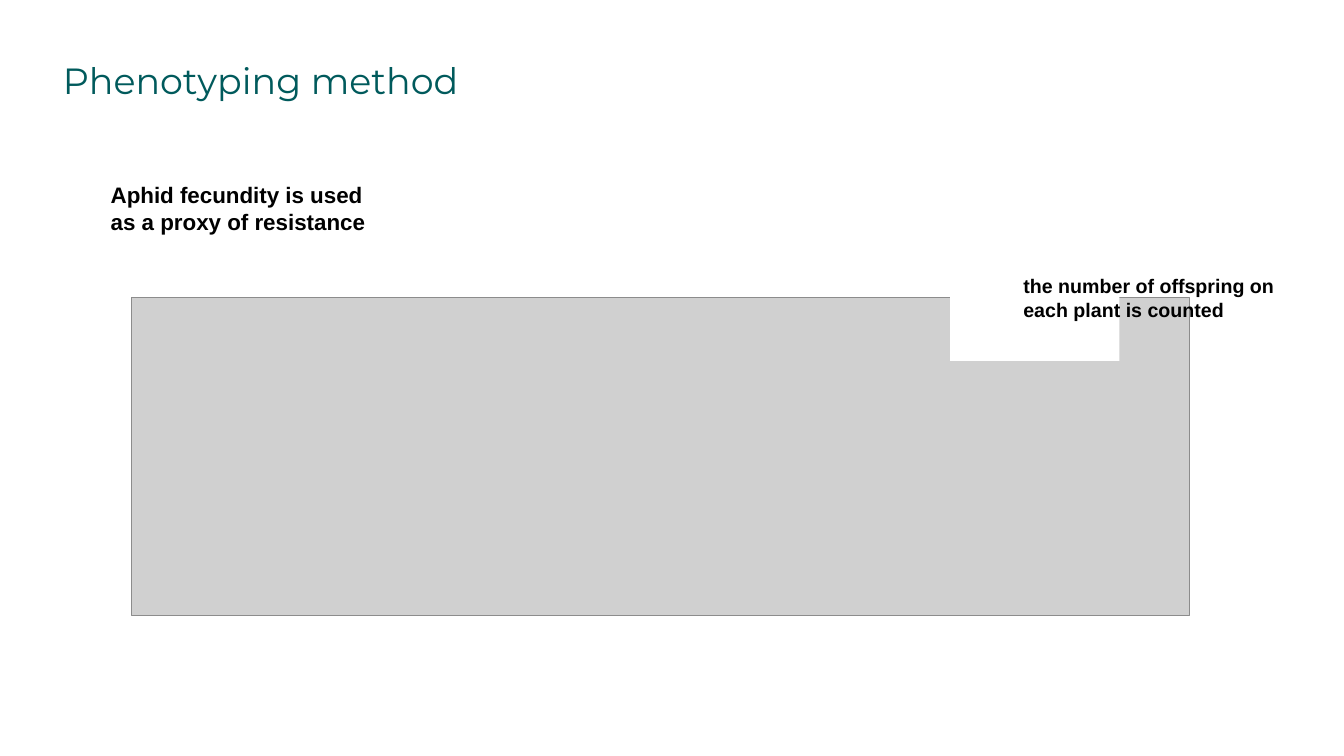
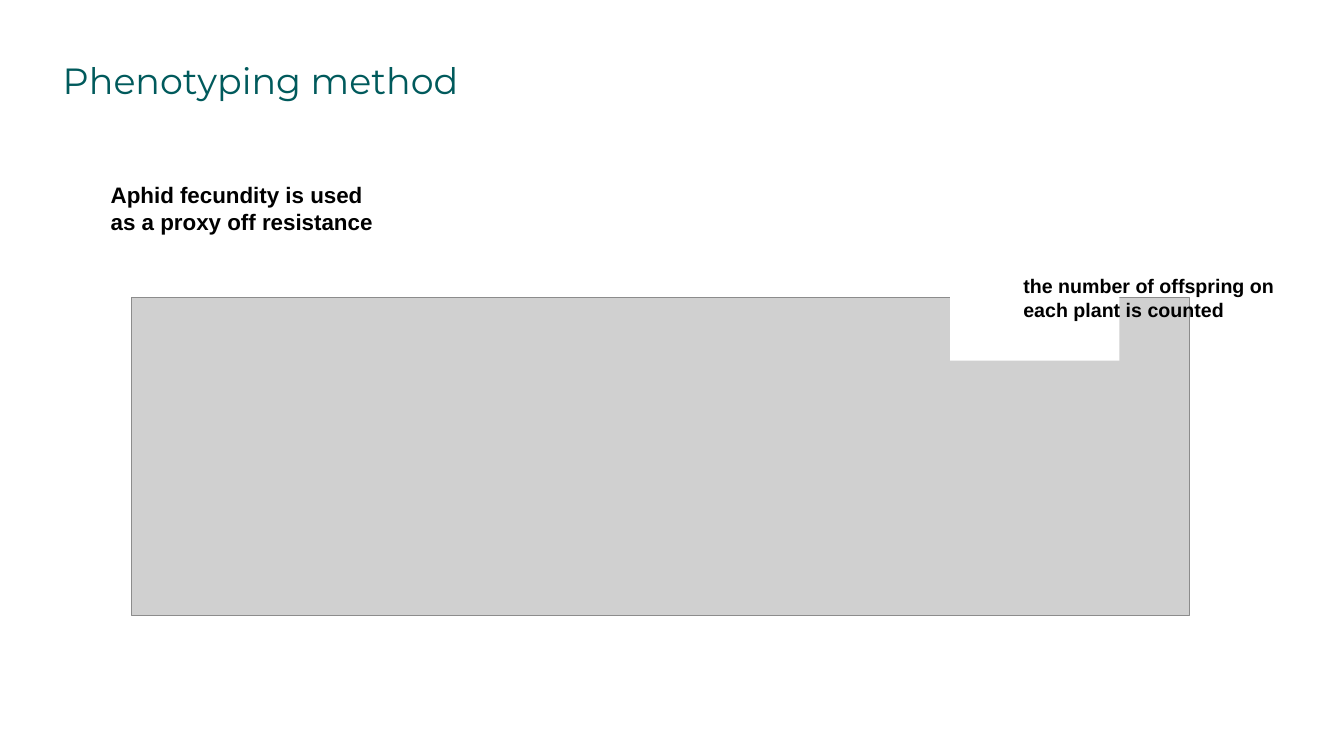
Before and after one commit to igepp-egi/faba_specifics, a slide deck: slide 15 of M01-metabolomic-analysis/untargeted_metabolomic/presentation metabo.pptx (slide 7 before the commit). Drawn at 1344x756 pixels with LibreOffice and Linux fonts; fonts in the diff are those of the drawing; grey boxes stand for pictures. Boxes give left, top, right and bottom in pixels: in the first picture for what was removed or moved away, otherwise in the second. Text is boxed around its words. In the diff, an @@ line names an element or a change of style, - is before the commit and + after.

```diff
--- a/M01-metabolomic-analysis/untargeted_metabolomic/presentation metabo.pptx
+++ b/M01-metabolomic-analysis/untargeted_metabolomic/presentation metabo.pptx
@@ text at (111,186,372,235): text changed @@
-Aphid fecundity is used as a proxy of resistance
+Aphid fecundity is used as a proxy off resistance
```
Also in this commit, not shown: 21 other slides changed, 19 slides added, 7 slides removed, 1 other file.
